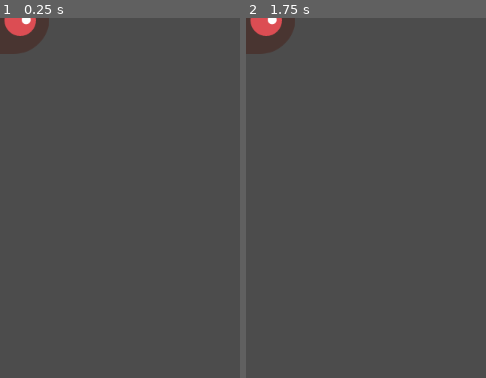
Above: before the commit, frames 1-2 (left to right).
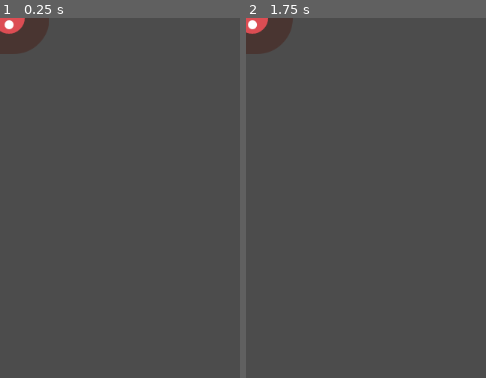
Above: after the commit, the same moments.

Repository: MaeIg/GodotTutorial
Game: Godot game, scene res://scenes/Mob.tscn
The game is run twice, just before and just after one commit, with the same random seed, the same clock (stepped at 60 frames per second) and the same inputs. The project has no main scene, so this scene is started directly.
Inputs:
- Up to frame 1 (0.25 s): no input
- Up to frame 2 (1.75 s): hold D (move_right) 0.53-1.28 s; tap Enter at 1.25 s; hold S (move_down) from 1.28 s (still down)
The pictures show only the part of the screen within x 0-50%, y 0-50%; the shares and areas given below are measured in that part.

The runs differ from the first frame. In frame 1, 0.5% of the frame differs, in the area x 0-15%, y 0-5%; in frame 2, 0.6%, in the area x 0-21%, y 0-9%.

Commit message:
feat(2d): play a random animation when Mob is ready

Diff:
--- /dev/null
+++ b/2d/scenes/Mob.gd
@@ -0,0 +1,16 @@
+extends RigidBody2D
+
+
+# Declare member variables here
+
+
+# Called when the node enters the scene tree for the first time.
+func _ready():
+	$AnimatedSprite.playing = true
+	var mob_types = $AnimatedSprite.frames.get_animation_names()
+	$AnimatedSprite.animation = mob_types[randi() % mob_types.size()]
+
+
+# Called every frame. 'delta' is the elapsed time since the previous frame.
+#func _process(delta):
+#	pass
--- a/2d/scenes/Mob.tscn
+++ b/2d/scenes/Mob.tscn
@@ -6,6 +6,7 @@
 [ext_resource path="res://art/enemyFlyingAlt_2.png" type="Texture" id=4]
 [ext_resource path="res://art/enemyWalking_1.png" type="Texture" id=5]
 [ext_resource path="res://art/enemyWalking_2.png" type="Texture" id=6]
+[ext_resource path="res://scenes/Mob.gd" type="Script" id=7]
 
 [sub_resource type="SpriteFrames" id=1]
 animations = [ {
@@ -32,6 +33,7 @@
 [node name="Mob" type="RigidBody2D"]
 collision_mask = 0
 gravity_scale = 0.0
+script = ExtResource( 7 )
 __meta__ = {
 "_edit_group_": true
 }
Not shown: 1 places in 2d/scenes/Mob.tscn that only renumber resources
